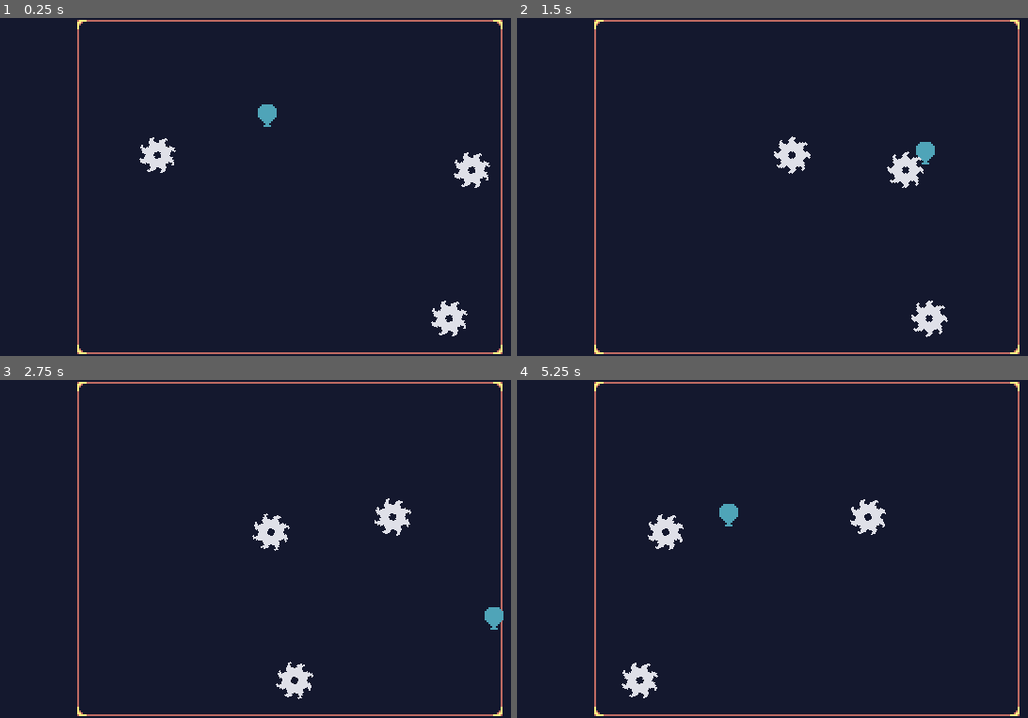
Above: before the commit, frames 1-4 (two rows, left to right).
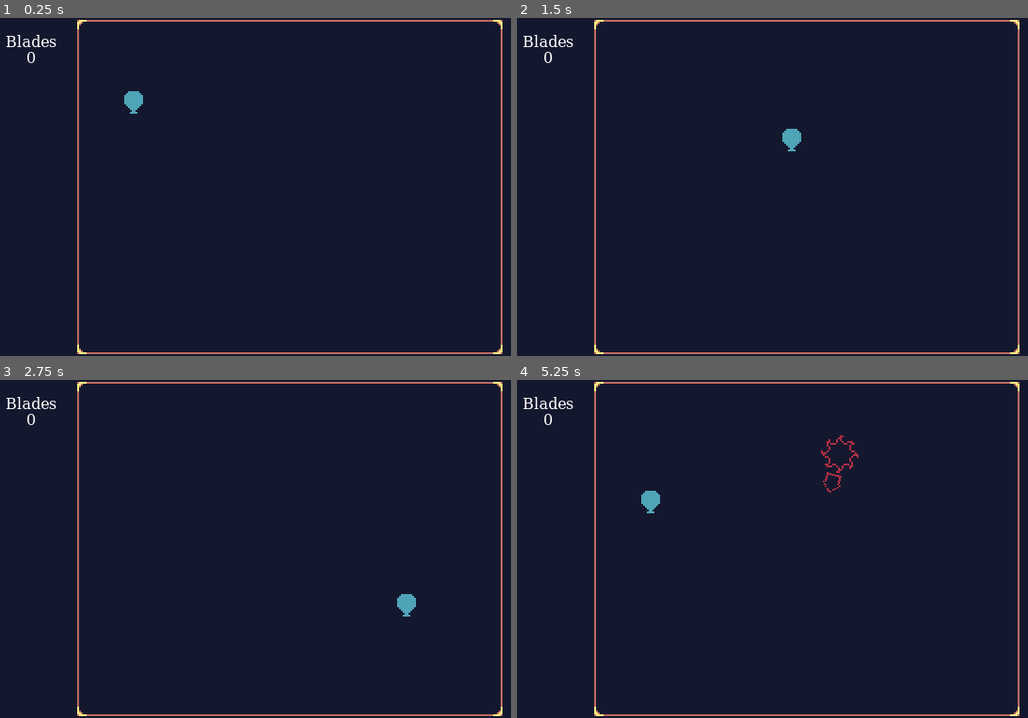
Above: after the commit, the same moments.

Repository: heliosalesjr/escape
Game: Godot game, scene res://world.tscn
The game is run twice, just before and just after one commit, with the same random seed, the same clock (stepped at 60 frames per second) and the same inputs.
Inputs:
- Up to frame 1 (0.25 s): no input
- Up to frame 2 (1.5 s): hold Right (ui_right) 0.53-1.28 s; hold Down (ui_down) from 1.28 s (still down)
- Up to frame 3 (2.75 s): release Down (ui_down) at 2.03 s; hold Right (ui_right) from 2.03 s (still down)
- Up to frame 4 (5.25 s): release Right (ui_right) at 2.78 s; hold Up (ui_up) 2.78-3.53 s; hold Left (ui_left) 3.53-5.03 s; hold Down (ui_down) from 5.03 s (still down)

The runs differ from the first frame. In frame 1, 1.8% of the frame differs, in the area x 1-96%, y 5-95%; in frame 2, 1.7%; in frame 3, 1.7%; in frame 4, 1.9%, in the area x 1-73%, y 5-95%.

Commit message:
version 1.0

Diff:
--- /dev/null
+++ b/SawBladeTelegraph.gd
@@ -0,0 +1,21 @@
+extends Node2D
+
+const SawScene = preload("res://saw_blade.tscn")
+
+@onready var arrow_sprite_2d: Sprite2D = $ArrowSprite2D
+@onready var timer: Timer = $Timer
+
+var direction = Vector2.RIGHT.rotated(randf_range(0, TAU))
+
+func _ready():
+	arrow_sprite_2d.rotation = direction.angle()
+	timer.timeout.connect(_on_timer_timeout)
+	Events.balloon_popped.connect(timer.stop)
+
+func _on_timer_timeout():
+	Events.saw_blade_added.emit()
+	var saw = SawScene.instantiate()
+	saw.position = position
+	saw.linear_velocity = direction * 50
+	get_tree().current_scene.add_child(saw)
+	queue_free()
--- a/balloon.gd
+++ b/balloon.gd
@@ -10,5 +10,6 @@
 	move_and_slide()
 
 func _on_hurtbox_body_entered(_body):
+	Events.balloon_popped.emit()
 	print('touched')
 	queue_free()
--- a/balloon.tscn
+++ b/balloon.tscn
@@ -12,6 +12,7 @@
 height = 10.0
 
 [node name="Balloon" type="CharacterBody2D"]
+z_index = 10
 collision_layer = 0
 motion_mode = 1
 script = ExtResource("1_fry0s")
--- /dev/null
+++ b/events.gd
@@ -0,0 +1,4 @@
+extends Node
+
+signal saw_blade_added()
+signal balloon_popped()
--- a/project.godot
+++ b/project.godot
@@ -15,6 +15,10 @@
 config/features=PackedStringArray("4.1", "Forward Plus")
 config/icon="res://icon.svg"
 
+[autoload]
+
+Events="*res://events.gd"
+
 [display]
 
 window/size/viewport_width=320
--- a/saw_blade.tscn
+++ b/saw_blade.tscn
@@ -3,6 +3,7 @@
 [ext_resource type="Texture2D" uid="uid://dxfp7b8i53b51" path="res://assets/saw_blade.png" id="1_pyd53"]
 
 [sub_resource type="PhysicsMaterial" id="PhysicsMaterial_oa8ki"]
+friction = 0.0
 bounce = 1.0
 
 [sub_resource type="CircleShape2D" id="CircleShape2D_rb562"]
@@ -46,6 +47,7 @@
 }
 
 [node name="SawBlade" type="RigidBody2D"]
+z_index = 5
 collision_layer = 2
 physics_material_override = SubResource("PhysicsMaterial_oa8ki")
 gravity_scale = 0.0
--- /dev/null
+++ b/saw_blade_telegraph.tscn
@@ -0,0 +1,19 @@
+[gd_scene load_steps=4 format=3 uid="uid://bmwntijda4dd8"]
+
+[ext_resource type="Script" path="res://SawBladeTelegraph.gd" id="1_4qcmq"]
+[ext_resource type="Texture2D" uid="uid://q6tojc8wshab" path="res://assets/saw_blade_telegraph.png" id="2_8lw5f"]
+[ext_resource type="Texture2D" uid="uid://bm7cuvw0dg4n5" path="res://assets/arrow.png" id="3_i301h"]
+
+[node name="SawBladeTelegraph" type="Node2D"]
+script = ExtResource("1_4qcmq")
+
+[node name="Sprite2D" type="Sprite2D" parent="."]
+texture = ExtResource("2_8lw5f")
+
+[node name="ArrowSprite2D" type="Sprite2D" parent="."]
+texture = ExtResource("3_i301h")
+offset = Vector2(16, 0)
+
+[node name="Timer" type="Timer" parent="."]
+one_shot = true
+autostart = true
--- /dev/null
+++ b/world.gd
@@ -0,0 +1,28 @@
+extends Node2D
+#source: https://www.youtube.com/watch?v=PjN9w_egTeA
+
+const SawBladeTelegraphScene = preload("res://saw_blade_telegraph.tscn")
+
+@onready var timer: Timer = $Timer
+@onready var spawn_zone: ColorRect = $SpawnZone
+@onready var saw_count_label: Label = $SawCountLabel
+
+var saw_count = 0
+
+func _ready():
+	spawn_zone.hide()
+	timer.timeout.connect(_on_timer_timeout)
+	Events.balloon_popped.connect(timer.stop)
+	Events.saw_blade_added.connect(update_saw_count)
+
+func update_saw_count():
+	saw_count += 1
+	saw_count_label.text = "Blades\n" + str(saw_count)
+
+func _on_timer_timeout():
+	var saw_blade_telegraph = SawBladeTelegraphScene.instantiate()
+	var rect = spawn_zone.get_global_rect()
+	var saw_x = randf_range(rect.position.x, rect.end.x)
+	var saw_y = randf_range(rect.position.y, rect.end.y)
+	saw_blade_telegraph.position = Vector2(saw_x, saw_y)
+	add_child(saw_blade_telegraph)
--- a/world.tscn
+++ b/world.tscn
@@ -1,8 +1,8 @@
-[gd_scene load_steps=6 format=3 uid="uid://cvbgjctewnmfe"]
+[gd_scene load_steps=9 format=3 uid="uid://cvbgjctewnmfe"]
 
 [ext_resource type="Texture2D" uid="uid://b40ykwmg7qc6g" path="res://assets/background.png" id="1_27mh4"]
+[ext_resource type="Script" path="res://world.gd" id="1_i24g3"]
 [ext_resource type="PackedScene" uid="uid://blfd45fyckem" path="res://balloon.tscn" id="2_tdnp1"]
-[ext_resource type="PackedScene" uid="uid://c2gha8daccknp" path="res://saw_blade.tscn" id="3_v2tvd"]
 
 [sub_resource type="RectangleShape2D" id="RectangleShape2D_4ga7t"]
 size = Vector2(47, 180)
@@ -10,7 +10,33 @@
 [sub_resource type="RectangleShape2D" id="RectangleShape2D_iooul"]
 size = Vector2(317, 53)
 
+[sub_resource type="Theme" id="Theme_7liui"]
+
+[sub_resource type="FontFile" id="FontFile_6wbww"]
+face_index = null
+embolden = null
+transform = null
+cache/0/16/0/ascent = 0.0
+cache/0/16/0/descent = 0.0
+cache/0/16/0/underline_position = 0.0
+cache/0/16/0/underline_thickness = 0.0
+cache/0/16/0/scale = 1.0
+cache/0/16/0/kerning_overrides/16/0 = Vector2(0, 0)
+cache/0/16/0/kerning_overrides/8/0 = Vector2(0, 0)
+cache/0/8/0/ascent = 0.0
+cache/0/8/0/descent = 0.0
+cache/0/8/0/underline_position = 0.0
+cache/0/8/0/underline_thickness = 0.0
+cache/0/8/0/scale = 1.0
+cache/0/8/0/kerning_overrides/16/0 = Vector2(0, 0)
+cache/0/8/0/kerning_overrides/8/0 = Vector2(0, 0)
+
+[sub_resource type="LabelSettings" id="LabelSettings_0diou"]
+line_spacing = 0.0
+font_size = 8
+
 [node name="World" type="Node2D"]
+script = ExtResource("1_i24g3")
 
 [node name="Background" type="Sprite2D" parent="."]
 texture = ExtResource("1_27mh4")
@@ -40,13 +66,27 @@
 shape = SubResource("RectangleShape2D_iooul")
 
 [node name="Balloon" parent="." instance=ExtResource("2_tdnp1")]
-position = Vector2(148, 52)
+position = Vector2(77, 45)
 
-[node name="SawBlade2" parent="." instance=ExtResource("3_v2tvd")]
-position = Vector2(233, 160)
+[node name="Timer" type="Timer" parent="."]
+wait_time = 5.0
+autostart = true
 
-[node name="SawBlade3" parent="." instance=ExtResource("3_v2tvd")]
-position = Vector2(245, 81)
+[node name="SpawnZone" type="ColorRect" parent="."]
+offset_left = 61.0
+offset_top = 20.0
+offset_right = 254.0
+offset_bottom = 167.0
+color = Color(1, 1, 1, 0.0745098)
 
-[node name="SawBlade4" parent="." instance=ExtResource("3_v2tvd")]
-position = Vector2(78, 73)
+[node name="SawCountLabel" type="Label" parent="."]
+offset_top = 9.0
+offset_right = 46.0
+offset_bottom = 61.0
+theme = SubResource("Theme_7liui")
+theme_override_fonts/font = SubResource("FontFile_6wbww")
+theme_override_font_sizes/font_size = 0
+text = "Blades
+0"
+label_settings = SubResource("LabelSettings_0diou")
+horizontal_alignment = 1
